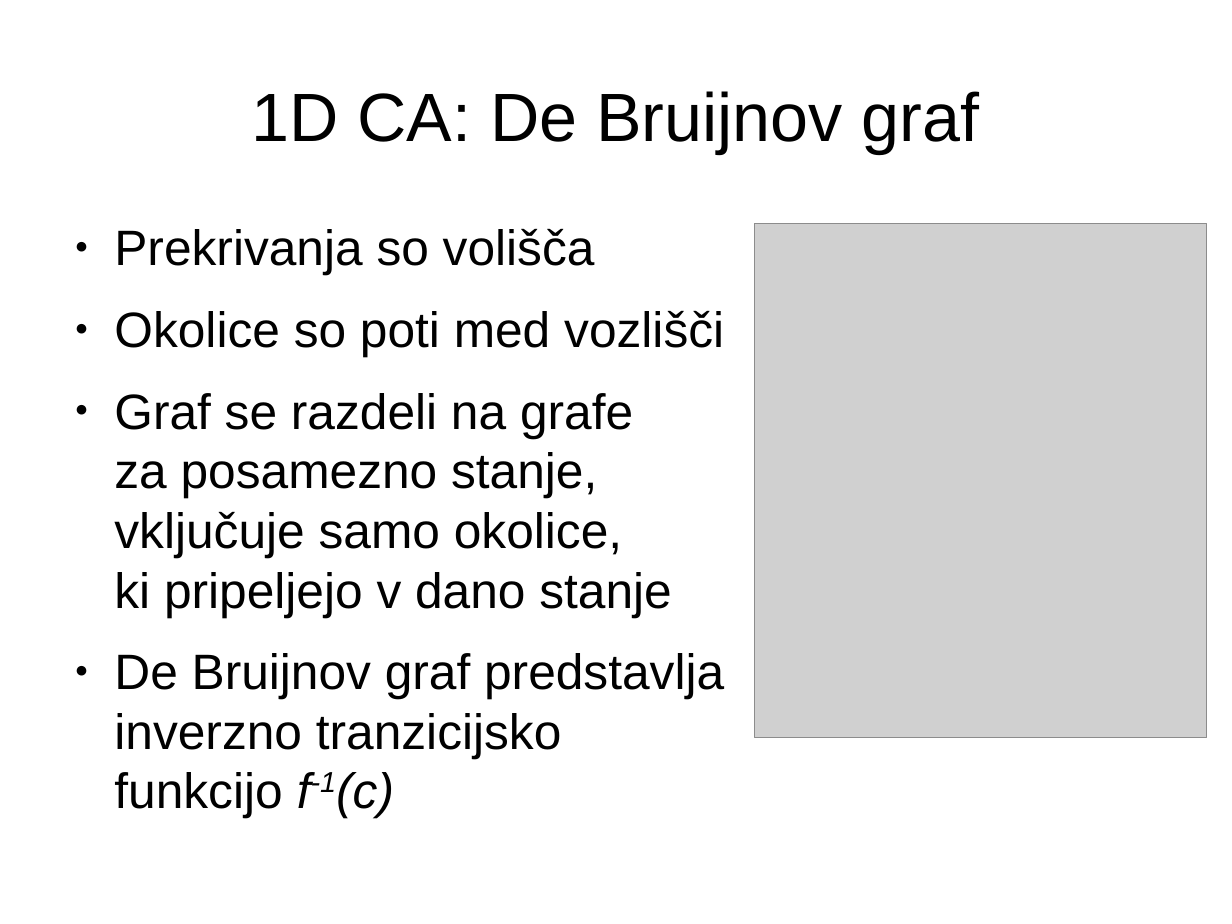
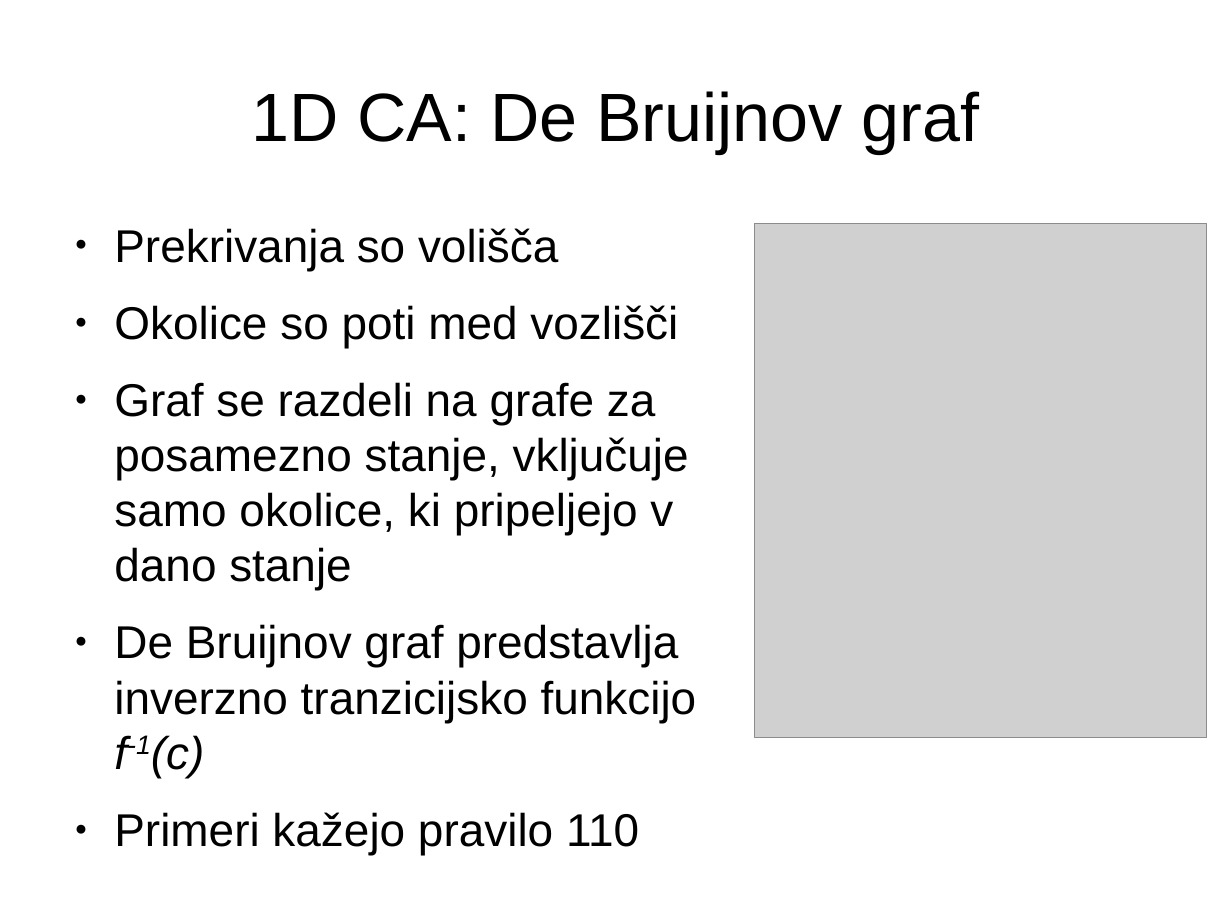
Before and after one commit to jeras/fri-latex-templates, a slide deck: slide 4 of predstavitev/predstavitev.odp. Drawn at 1232x924 pixels with LibreOffice and Linux fonts; fonts in the diff are those of the drawing; grey boxes stand for pictures. Boxes give left, top, right and bottom in pixels: in the first picture for what was removed or moved away, otherwise in the second. Text is boxed around its words. In the diff, an @@ line names an element or a change of style, - is before the commit and + after.

```diff
--- a/predstavitev/predstavitev.odp
+++ b/predstavitev/predstavitev.odp
@@ text at box(114, 228, 697, 778): size 32 to 29.6 pt in "Prekrivanja so volišča", "Okolice so poti med vozlišči", "Graf se razdeli na grafe za posamezno ...", "De Bruijnov graf predstavlja inverzno tranzicijsko funkcijo ..." @@
@@ text at box(114, 812, 639, 855): paragraph added @@
+● Primeri kažejo pravilo 110
```
Also in this commit, not shown: 1 other slide changed.
